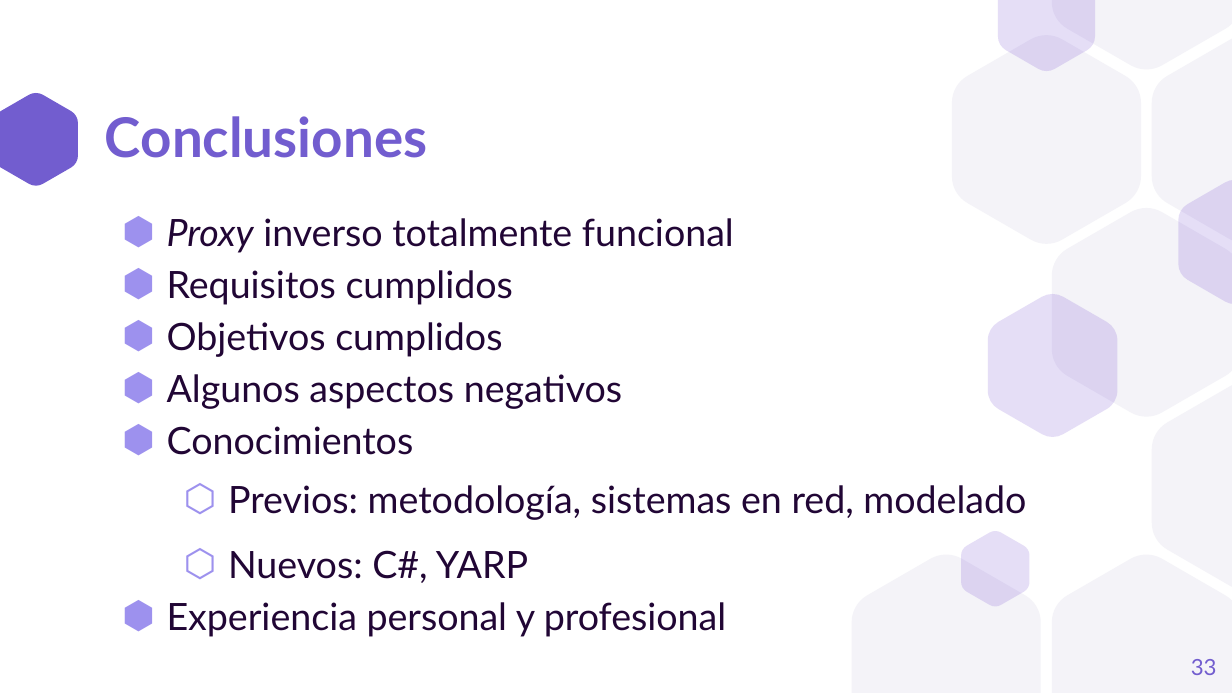
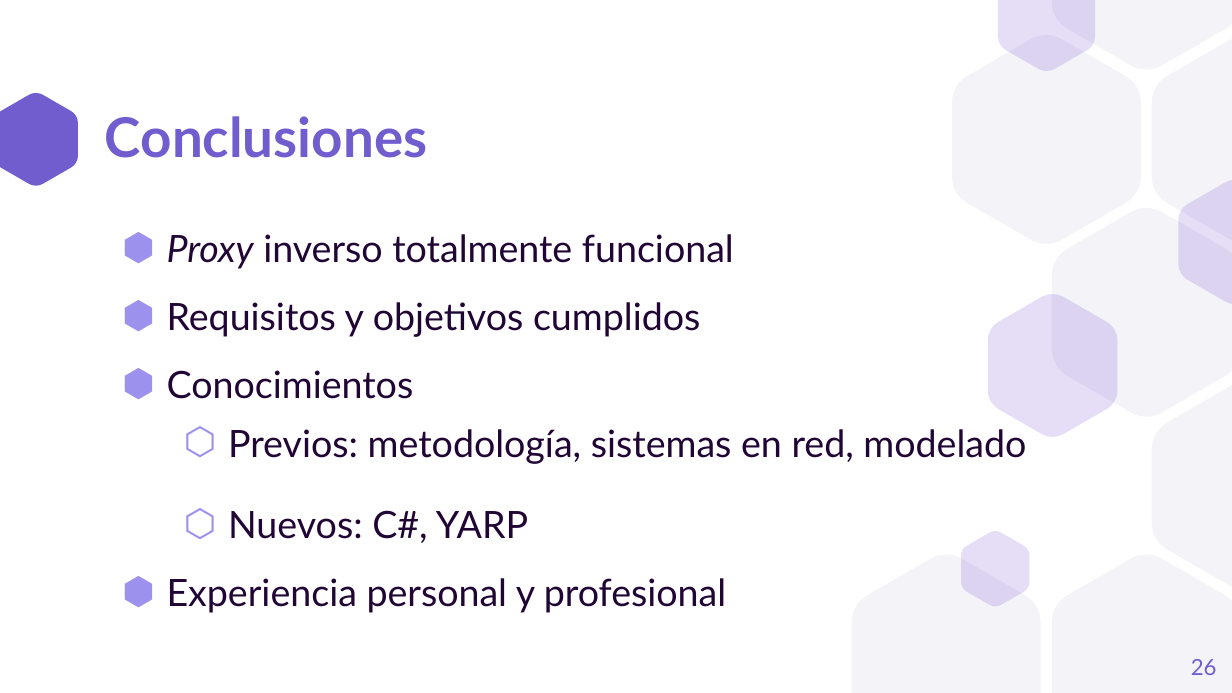
Before and after one commit to a1ex9788/TFG, a slide deck: slide 26 of TFG_AlejandroCarrion.pptx (slide 33 before the commit). Drawn at 1232x693 pixels with LibreOffice and Linux fonts; fonts in the diff are those of the drawing. Boxes give left, top, right and bottom in pixels: in the first picture for what was removed or moved away, otherwise in the second. Text is boxed around its words. In the diff, an @@ line names an element or a change of style, - is before the commit and + after.

```diff
--- a/TFG_AlejandroCarrion.pptx
+++ b/TFG_AlejandroCarrion.pptx
@@ text at bbox=[167, 234, 734, 613]: line spacing 1.15 to 1.5 @@
@@ text at bbox=[167, 302, 700, 337]: text changed @@
-⬢ Requisitos cumplidos
-⬢ Objetivos cumplidos
-⬢ Algunos aspectos negativos
+⬢ Requisitos y objetivos cumplidos
@@ page number at bbox=[1191, 659, 1217, 675]: text changed @@
-33
+26
```
Also in this commit, not shown: 10 other slides changed, 7 slides removed.
